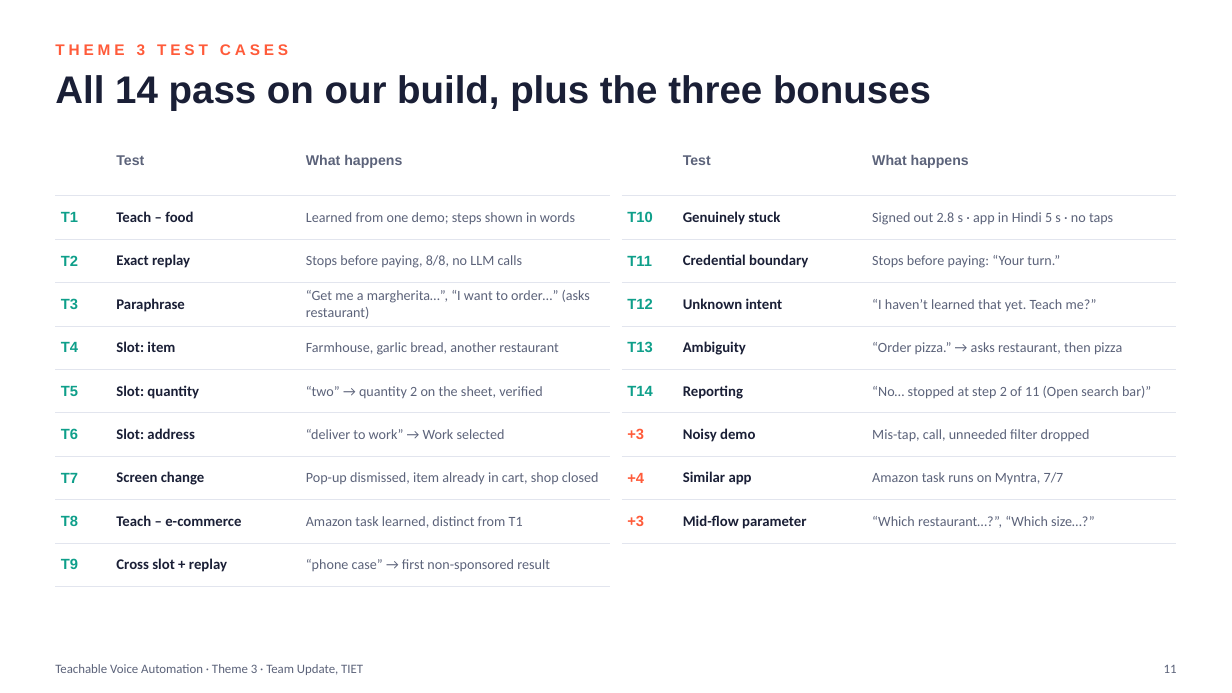
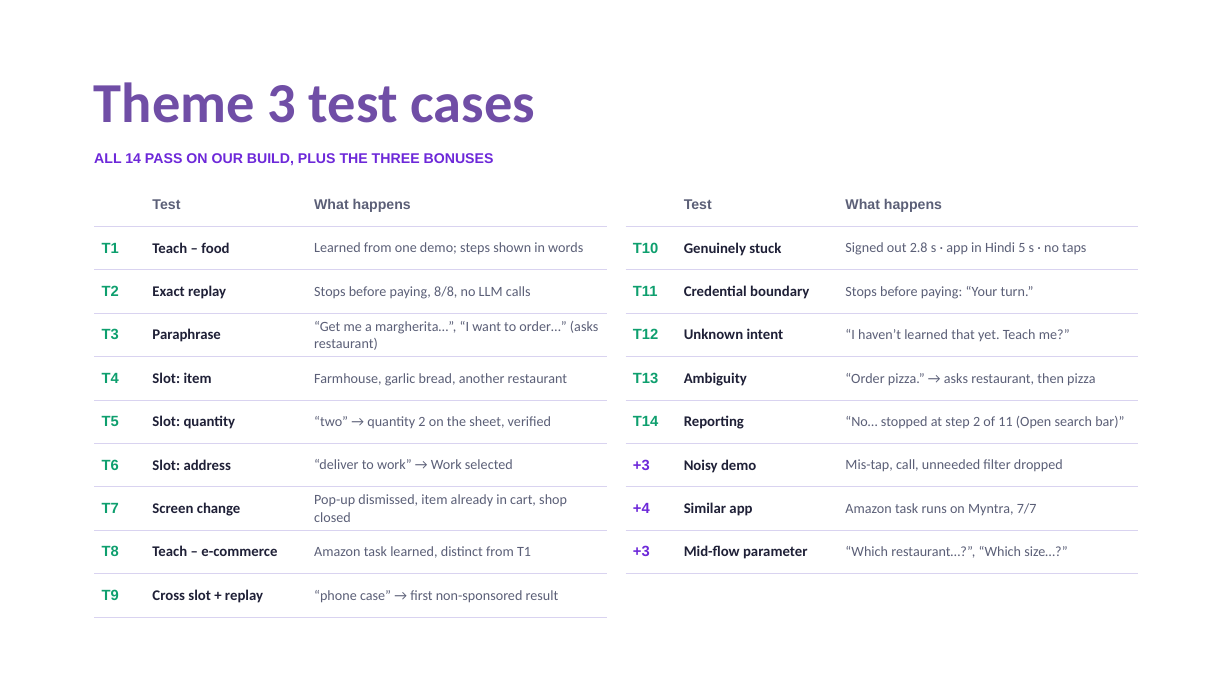
Before and after one commit to sgoel2be24-cyber/prism-teachable-voice, a slide deck: slide 13 of TIET_Update_Submission_ppt.pptx (slide 11 before the commit). Drawn at 1232x693 pixels with LibreOffice and Linux fonts; fonts in the diff are those of the drawing. Boxes give left, top, right and bottom in pixels: in the first picture for what was removed or moved away, otherwise in the second. Text is boxed around its words. In the diff, an @@ line names an element or a change of style, - is before the commit and + after.

```diff
--- a/TIET_Update_Submission_ppt.pptx
+++ b/TIET_Update_Submission_ppt.pptx
@@ title at box(94, 82, 534, 123): text changed; size 12 to 44 pt; font Arial to Calibri; text colour #FF5B3A to #704EA6 @@
-THEME 3 TEST CASES
+Theme 3 test cases
@@ text at box(94, 153, 494, 165): text changed; size 30 to 11 pt; text colour #1A1F36 to #6D28D9 @@
-All 14 pass on our build, plus the three bonuses
+ALL 14 PASS ON OUR BUILD, PLUS THE THREE BONUSES
@@ table at box(94, 183, 607, 617) @@
@@ fill #FFFFFF to none in 2 cells @@
@@ text colour #5C637A to #5B5F77 in "Test", "What happens", "Learned from one demo; steps shown in ...", "Stops before paying, 8/8, no LLM calls" and 7 more places @@
@@ text colour #0E9F8A to #0E9F6E in "T1", "T2", "T3", "T4" and 5 more places @@
@@ text colour #1A1F36 to #1F2037 in "Teach – food", "Exact replay", "Paraphrase", "Slot: item" and 5 more places @@
@@ borders changed @@
@@ table: place and size @@
-table at box(55, 152, 610, 576)
+table at box(94, 183, 607, 617)
@@ table at box(626, 183, 1139, 574) @@
@@ fill #FFFFFF to none in 2 cells @@
@@ text colour #5C637A to #5B5F77 in "Test", "What happens", "Signed out 2.8 s · app in ...", "Stops before paying: “Your turn.”" and 6 more places @@
@@ text colour #0E9F8A to #0E9F6E in "T10", "T11", "T12", "T13" and 1 more places @@
@@ text colour #1A1F36 to #1F2037 in "Genuinely stuck", "Credential boundary", "Unknown intent", "Ambiguity" and 4 more places @@
@@ text colour #FF5B3A to #6D28D9 in "+3", "+4", "+3" @@
@@ borders changed @@
@@ table: place and size @@
-table at box(622, 152, 1177, 533)
+table at box(626, 183, 1139, 574)
@@ text removed at box(55, 664, 363, 675) @@
-Teachable Voice Automation · Theme 3 · Team Update, TIET
@@ text removed at box(1164, 665, 1177, 673) @@
-11
```
Also in this commit, not shown: 10 other slides changed, 7 slides added, 4 slides removed, 49 other files.
